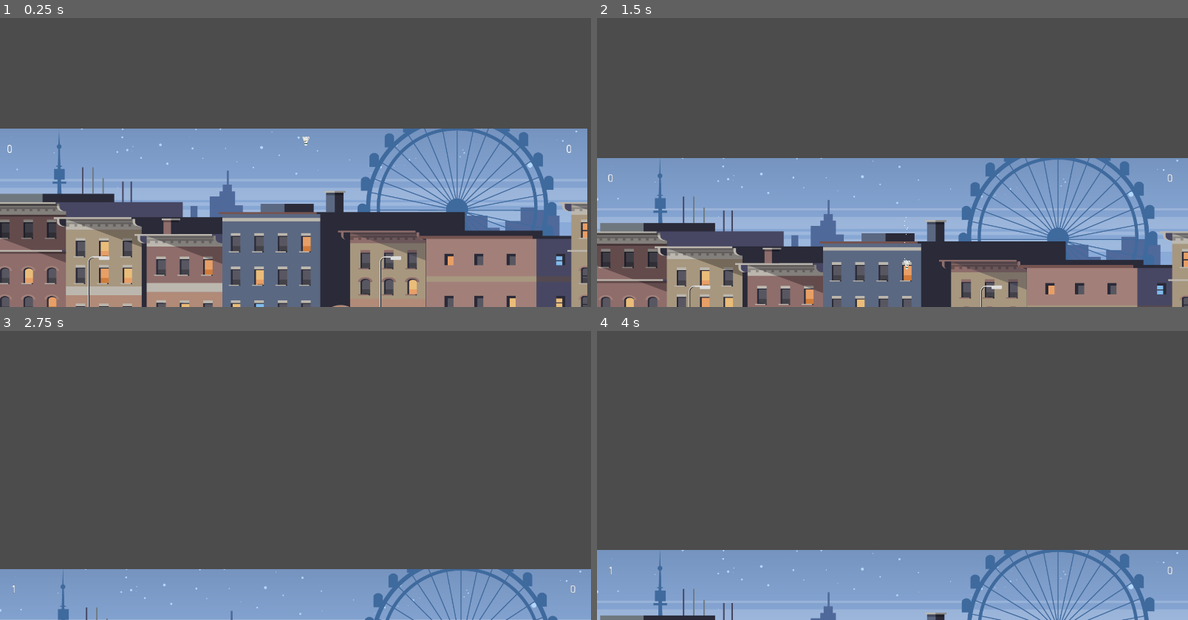
Above: before the commit, frames 1-4 (two rows, left to right).
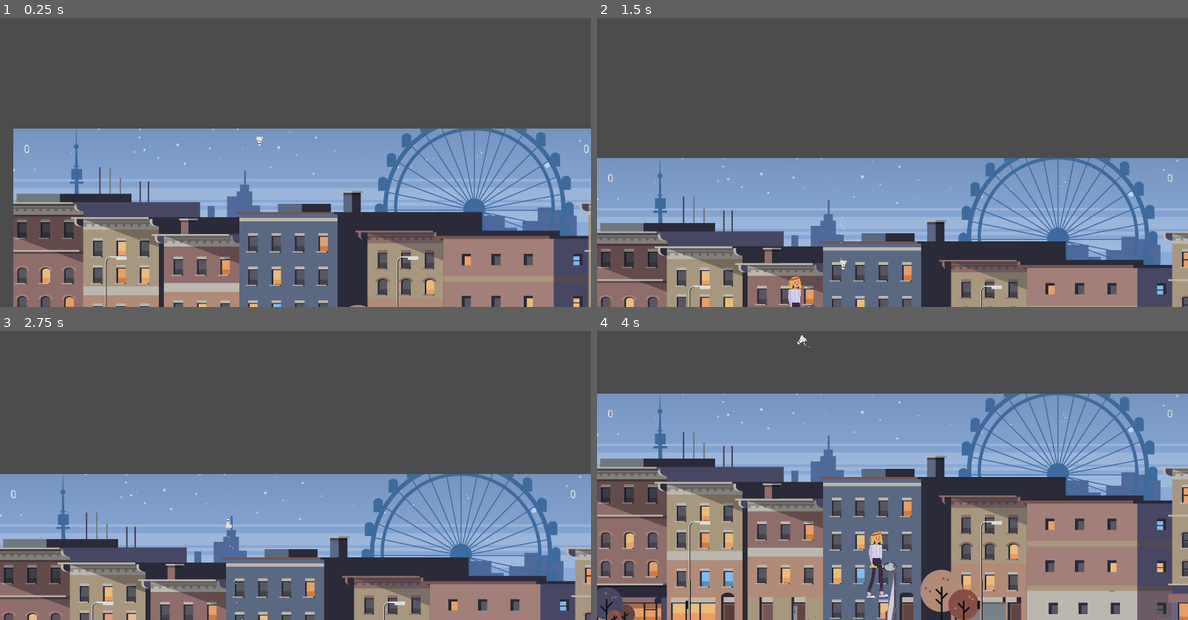
Above: after the commit, the same moments.

Repository: h00g3/midnightbadminton
Game: Godot game, scene res://scenes/MainLevel.tscn
The game is run twice, just before and just after one commit, with the same random seed, the same clock (stepped at 60 frames per second) and the same inputs.
Inputs:
- Up to frame 1 (0.25 s): no input
- Up to frame 2 (1.5 s): hold D (2_right) from 0.53 s (still down); tap W (2_up) at 0.6, 0.77, 1.07, 1.35 s
- Up to frame 3 (2.75 s): tap W (2_up) at 1.52, 1.82, 2.1 s; release D (2_right) at 2.03 s; hold A (2_left) from 2.03 s (still down)
- Up to frame 4 (4 s): release A (2_left) at 2.78 s; hold D (2_right) from 2.78 s (still down); tap W (2_up) at 2.85, 3.02, 3.32, 3.6, 3.77 s

The runs differ from the first frame. In frame 1, 21% of the frame differs, in the area x 0-100%, y 38-100%; in frame 2, 0.3%; in frame 3, 49%; in frame 4, 73%, in the area x 0-100%, y 1-100%.

Commit message:
Implemented State Machine

Diff:
--- a/FannyTest.tscn
+++ b/FannyTest.tscn
@@ -8,6 +8,88 @@
 [ext_resource path="res://anim/Winning_Fanny.tres" type="Animation" id=6]
 [ext_resource path="res://anim/Lose_Fanny.tres" type="Animation" id=7]
 
+[sub_resource type="AnimationNodeAnimation" id=1]
+animation = "Idle"
+
+[sub_resource type="AnimationNodeAnimation" id=2]
+animation = "Jump"
+
+[sub_resource type="AnimationNodeAnimation" id=3]
+animation = "Lose"
+
+[sub_resource type="AnimationNodeAnimation" id=4]
+animation = "Schlag"
+
+[sub_resource type="AnimationNodeAnimation" id=5]
+animation = "WalkR"
+
+[sub_resource type="AnimationNodeAnimation" id=6]
+animation = "Winning"
+
+[sub_resource type="AnimationNodeStateMachineTransition" id=7]
+
+[sub_resource type="AnimationNodeStateMachineTransition" id=8]
+advance_condition = "is_on_floor()"
+
+[sub_resource type="AnimationNodeStateMachineTransition" id=9]
+xfade_time = 3.0
+
+[sub_resource type="AnimationNodeStateMachineTransition" id=10]
+
+[sub_resource type="AnimationNodeStateMachineTransition" id=11]
+switch_mode = 1
+xfade_time = 1.0
+
+[sub_resource type="AnimationNodeStateMachineTransition" id=12]
+switch_mode = 2
+auto_advance = true
+
+[sub_resource type="AnimationNodeStateMachineTransition" id=13]
+
+[sub_resource type="AnimationNodeStateMachineTransition" id=14]
+switch_mode = 2
+auto_advance = true
+
+[sub_resource type="AnimationNodeStateMachineTransition" id=15]
+priority = 2
+
+[sub_resource type="AnimationNodeStateMachineTransition" id=16]
+
+[sub_resource type="AnimationNodeStateMachineTransition" id=17]
+priority = 2
+
+[sub_resource type="AnimationNodeStateMachineTransition" id=18]
+
+[sub_resource type="AnimationNodeStateMachineTransition" id=19]
+
+[sub_resource type="AnimationNodeStateMachineTransition" id=20]
+
+[sub_resource type="AnimationNodeStateMachineTransition" id=21]
+switch_mode = 2
+auto_advance = true
+
+[sub_resource type="AnimationNodeStateMachineTransition" id=22]
+switch_mode = 2
+auto_advance = true
+
+[sub_resource type="AnimationNodeStateMachine" id=23]
+states/Idle/node = SubResource( 1 )
+states/Idle/position = Vector2( 519, 170 )
+states/Jump/node = SubResource( 2 )
+states/Jump/position = Vector2( 998, 146 )
+states/Lose/node = SubResource( 3 )
+states/Lose/position = Vector2( 329, 102 )
+states/Schlag/node = SubResource( 4 )
+states/Schlag/position = Vector2( 693, 46 )
+states/WalkR/node = SubResource( 5 )
+states/WalkR/position = Vector2( 841, 272 )
+states/Winning/node = SubResource( 6 )
+states/Winning/position = Vector2( 335, 234 )
+transitions = [ "Idle", "Jump", SubResource( 7 ), "Idle", "WalkR", SubResource( 8 ), "WalkR", "Idle", SubResource( 9 ), "WalkR", "Jump", SubResource( 10 ), "Jump", "WalkR", SubResource( 11 ), "Jump", "Idle", SubResource( 12 ), "Idle", "Schlag", SubResource( 13 ), "Schlag", "Idle", SubResource( 14 ), "Schlag", "Jump", SubResource( 15 ), "Jump", "Schlag", SubResource( 16 ), "Schlag", "WalkR", SubResource( 17 ), "WalkR", "Schlag", SubResource( 18 ), "Idle", "Lose", SubResource( 19 ), "Idle", "Winning", SubResource( 20 ), "Winning", "Idle", SubResource( 21 ), "Lose", "Idle", SubResource( 22 ) ]
+start_node = "Idle"
+
+[sub_resource type="AnimationNodeStateMachinePlayback" id=24]
+
 [node name="Node2D" type="Node2D"]
 
 [node name="Torso" type="Sprite" parent="."]
@@ -16,8 +98,8 @@
 region_rect = Rect2( 421.681, 20.085, 140, 290.969 )
 
 [node name="armR" type="Sprite" parent="Torso"]
-position = Vector2( -65.4324, -104.936 )
-rotation = -0.0153065
+position = Vector2( -65.7465, -105.639 )
+rotation = -0.0120916
 z_index = 2
 texture = ExtResource( 1 )
 offset = Vector2( 0, 120 )
@@ -35,7 +117,8 @@
 region_rect = Rect2( 424.587, 336.908, 122, 335 )
 
 [node name="armL" type="Sprite" parent="Torso"]
-position = Vector2( 57.2559, -108.348 )
+position = Vector2( 57.2559, -108.682 )
+rotation = -0.00985471
 z_index = -1
 texture = ExtResource( 1 )
 offset = Vector2( 5, 130 )
@@ -57,7 +140,7 @@
 region_rect = Rect2( 91.876, 189.33, 123.338, 480 )
 
 [node name="head" type="Sprite" parent="Torso"]
-position = Vector2( -1.23245, -136.616 )
+position = Vector2( -1.60145, -138.65 )
 z_index = -1
 texture = ExtResource( 1 )
 offset = Vector2( 0, -60 )
@@ -71,3 +154,10 @@
 anims/Schlag = ExtResource( 4 )
 anims/WalkR = ExtResource( 2 )
 anims/Winning = ExtResource( 6 )
+
+[node name="AnimationTree" type="AnimationTree" parent="."]
+tree_root = SubResource( 23 )
+anim_player = NodePath("../AnimationPlayer")
+active = true
+parameters/playback = SubResource( 24 )
+parameters/conditions/is_on_floor() = false
--- a/scenes/MainLevel.tscn
+++ b/scenes/MainLevel.tscn
@@ -1,8 +1,9 @@
-[gd_scene load_steps=26 format=2]
+[gd_scene load_steps=28 format=2]
 
 [ext_resource path="res://src/MainLevel.gd" type="Script" id=1]
 [ext_resource path="res://src/PlayerK.gd" type="Script" id=2]
 [ext_resource path="res://scenes/Shuttle.tscn" type="PackedScene" id=3]
+[ext_resource path="res://FannyTest.tscn" type="PackedScene" id=4]
 [ext_resource path="res://src/PlayerF.gd" type="Script" id=5]
 [ext_resource path="res://Sprites/LEVEL1/blue_BG.png" type="Texture" id=6]
 [ext_resource path="res://Sprites/LEVEL1/Haeuser.png" type="Texture" id=7]
@@ -19,12 +20,16 @@
 [ext_resource path="res://Sprites/lights_v2_blobs.png" type="Texture" id=18]
 
 [sub_resource type="CapsuleShape2D" id=1]
-radius = 19.0
+radius = 23.7809
 height = 80.0
 
 [sub_resource type="OccluderPolygon2D" id=2]
 cull_mode = 1
 polygon = PoolVector2Array( 582.793, 43.9783, 515.976, 306.793, 498.158, 623.063, 533.794, 966.059, 809.972, 997.24, 754.301, 669.399, 846.225, 662.328, 881.581, 549.191, 786.121, 513.835, 720.882, 21.7058 )
+
+[sub_resource type="CapsuleShape2D" id=9]
+radius = 66.2908
+height = 97.1746
 
 [sub_resource type="ConvexPolygonShape2D" id=3]
 points = PoolVector2Array( 0, 0, 100, 100, -100, 100 )
@@ -70,6 +75,19 @@
 z_as_relative = false
 occluder = SubResource( 2 )
 
+[node name="Node2D" parent="PlayerF" instance=ExtResource( 4 )]
+position = Vector2( 197.808, 564.445 )
+scale = Vector2( 0.2, 0.2 )
+
+[node name="Area2D" type="Area2D" parent="PlayerF"]
+collision_layer = 2
+collision_mask = 2
+
+[node name="CollisionShape2D" type="CollisionShape2D" parent="PlayerF/Area2D"]
+position = Vector2( 199.068, 566.965 )
+shape = SubResource( 9 )
+one_way_collision = true
+
 [node name="PlayerK" type="KinematicBody2D" parent="."]
 script = ExtResource( 2 )
 
@@ -85,6 +103,8 @@
 polygon = PoolVector2Array( -20.6249, 18.8737, 9.25793, 15.1656, 39.5302, 22.7337, 68.1206, 49.6424, -83.5579, 115.449, -76.5135, 73.1875, -63.4796, 49.6424, -46.2748, 31.9161 )
 
 [node name="Shuttle" parent="." instance=ExtResource( 3 )]
+position = Vector2( 600, 0 )
+collision_layer = 3
 
 [node name="Camera2D" type="Camera2D" parent="Shuttle"]
 current = true
@@ -213,5 +233,6 @@
 __meta__ = {
 "_edit_use_anchors_": false
 }
+[connection signal="body_entered" from="PlayerF/Area2D" to="PlayerF" method="_on_Area2D_body_entered"]
 [connection signal="body_entered" from="Boden/Links" to="." method="_on_Links_body_entered"]
 [connection signal="body_entered" from="Boden/Rechts" to="." method="_on_Rechts_body_entered"]
--- a/src/MainLevel.gd
+++ b/src/MainLevel.gd
@@ -12,17 +12,20 @@
 func add_player(name, physics_body, side):
 	players[side] = load("res://src/Player.gd").new(name, physics_body, side)
 
-func _physics_process(delta):
+func _process(delta):
 	if Input.is_action_pressed("restart") :
 		get_tree().reload_current_scene()
+	show_scores()
 
 func _on_Rechts_body_entered(body):
 	if isShuttle(body):
 		score(Player.Side.LEFT)
+		players[Player.Side.LEFT].get_physics_body().Cheer()
 
 func _on_Links_body_entered(body):
 	if isShuttle(body):
 		score(Player.Side.RIGHT)
+		players[Player.Side.LEFT].get_physics_body().Sad()
 
 func score(side):
 	var player = players[side]
@@ -54,9 +57,6 @@
 	$Scoreboard/Fscore.text = str(players[Player.Side.LEFT].score)
 	$Scoreboard/Kscore.text = str(players[Player.Side.RIGHT].score)
 
-func _process(delta):
-	show_scores()
-
 func isShuttle(body):
 	return body.get_name() == "Shuttle"
 
--- a/src/PlayerF.gd
+++ b/src/PlayerF.gd
@@ -18,6 +18,7 @@
 onready var abschlag_fanny : bool = true
 onready var shuttle = get_parent().get_node("Shuttle")
 
+onready var state_machine = $Node2D/AnimationTree.get("parameters/playback")
 
 func _physics_process(delta):
 	vel.x = 0
@@ -31,19 +32,57 @@
 	# movement inputs
 	if Input.is_action_pressed("2_right"):
 		vel.x = max(vel.x+speed, ACCELERATION)
+		Walk()
 	if Input.is_action_pressed("2_left"):
 		vel.x = min(vel.x-speed, -ACCELERATION)
+		Walk()
+
 	# jump input
 	if Input.is_action_just_pressed("2_up") and is_on_floor():
 		vel.y -= jumpForce
+		Jump()
 		doublejump_zaehler = true
 		if abschlag_fanny == true:
 			free_shuttle()
 	if Input.is_action_just_pressed("2_up") and is_on_floor() == false :
 		if doublejump_zaehler == true :
 			vel.y -= jumpForce
+			Jump()
 			doublejump_zaehler = false
 	# applying the velocity
 	vel = move_and_slide(vel, Vector2.UP)
 	#gravity
 	vel.y += gravity * delta
+
+func Jump():
+	state_machine.travel("Jump")
+#	var anim_jump = get_node("Node2D/AnimationPlayer").get_animation("Jump")
+#	anim_jump.set_loop(false)
+#	$Node2D/AnimationPlayer.play("Jump")
+
+func Walk():
+	if state_machine.get_current_node() != ("WalkR"):
+		state_machine.travel("WalkR")
+#	var anim_jump = get_node("Node2D/AnimationPlayer").get_animation("WalkR")
+#	anim_jump.set_loop(false)
+#	$Node2D/AnimationPlayer.play("WalkR")
+
+func Schlag():
+	state_machine.travel("Schlag")
+#	var anim_jump = get_node("Node2D/AnimationPlayer").get_animation("Schlag")
+#	anim_jump.set_loop(false)
+#	$Node2D/AnimationPlayer.play("Schlag")
+
+func Cheer():
+	var anim_jump = get_node("Node2D/AnimationPlayer").get_animation("Winning")
+	anim_jump.set_loop(false)
+	$Node2D/AnimationPlayer.play("Winning")
+
+func Sad():
+	var anim_jump = get_node("Node2D/AnimationPlayer").get_animation("Lose")
+	anim_jump.set_loop(false)
+	$Node2D/AnimationPlayer.play("Lose")
+
+
+func _on_Area2D_body_entered(body):
+	Schlag()
Not shown: 1 places in FannyTest.tscn that only renumber resources
